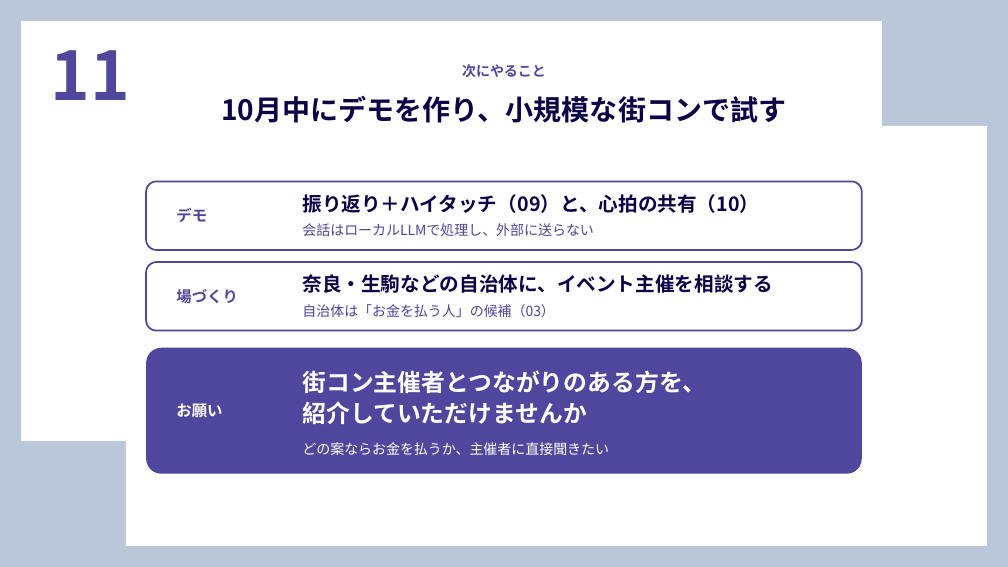
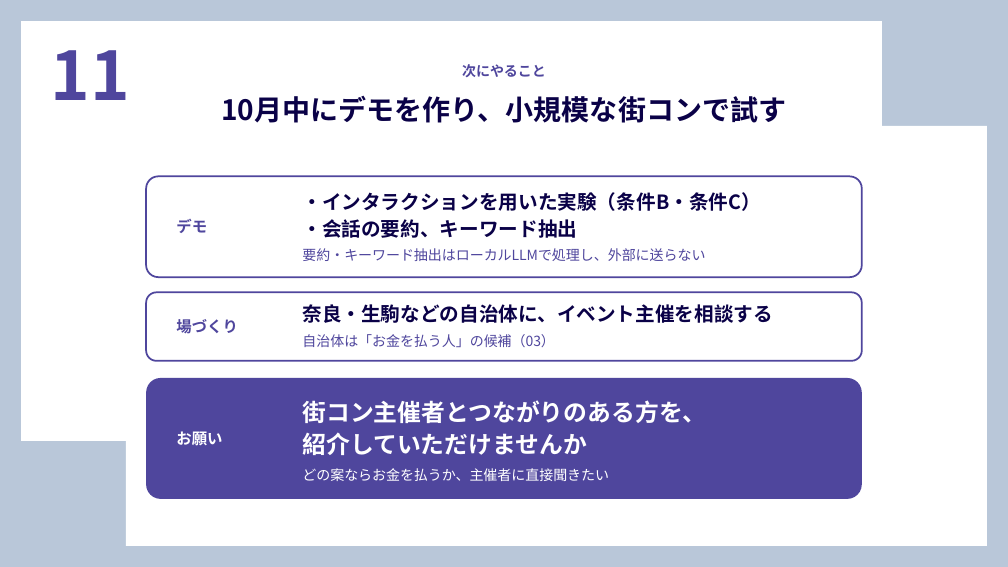
Before and after one commit to waka1220/waka1220, a slide deck: slide 1 of slides/slide11_next_steps.pptx. Drawn at 1008x567 pixels with LibreOffice and Linux fonts; fonts in the diff are those of the drawing. Boxes give left, top, right and bottom in pixels: in the first picture for what was removed or moved away, otherwise in the second. Text is boxed around its words. In the diff, an @@ line names an element or a change of style, - is before the commit and + after.

```diff
--- a/slides/slide11_next_steps.pptx
+++ b/slides/slide11_next_steps.pptx
@@ rounded rectangle: place and size @@
-rounded rectangle at [146, 181, 862, 250]
+rounded rectangle at [146, 176, 862, 277]
@@ rounded rectangle at [146, 176, 862, 277]: proportions changed @@
@@ text "デモ": place and size @@
-text "デモ" at [176, 208, 207, 222]
+text "デモ" at [176, 219, 207, 233]
@@ text at [302, 192, 761, 238]: text changed @@
-振り返り＋ハイタッチ（09）と、心拍の共有（10）
+・インタラクションを用いた実験（条件B・条件C）
+・会話の要約、キーワード抽出
@@ text at [302, 248, 705, 261]: text changed @@
-会話はローカルLLMで処理し、外部に送らない
+要約・キーワード抽出はローカルLLMで処理し、外部に送らない
@@ 4 texts, 1 rounded rectangle: place and size @@
-4 texts, 1 rounded rectangle at [146, 262, 862, 424]
+4 texts, 1 rounded rectangle at [146, 292, 862, 455]
@@ rounded rectangle: place and size @@
-rounded rectangle at [146, 348, 862, 474]
+rounded rectangle at [146, 378, 862, 499]
@@ text "お願い": place and size @@
-text "お願い" at [176, 403, 222, 418]
+text "お願い" at [176, 431, 222, 446]
@@ text "どの案ならお金を払うか、主催者に直接聞きたい": place and size @@
-text "どの案ならお金を払うか、主催者に直接聞きたい" at [302, 442, 609, 455]
+text "どの案ならお金を払うか、主催者に直接聞きたい" at [302, 468, 609, 481]
```
Also in this commit, not shown: 4 other files.
